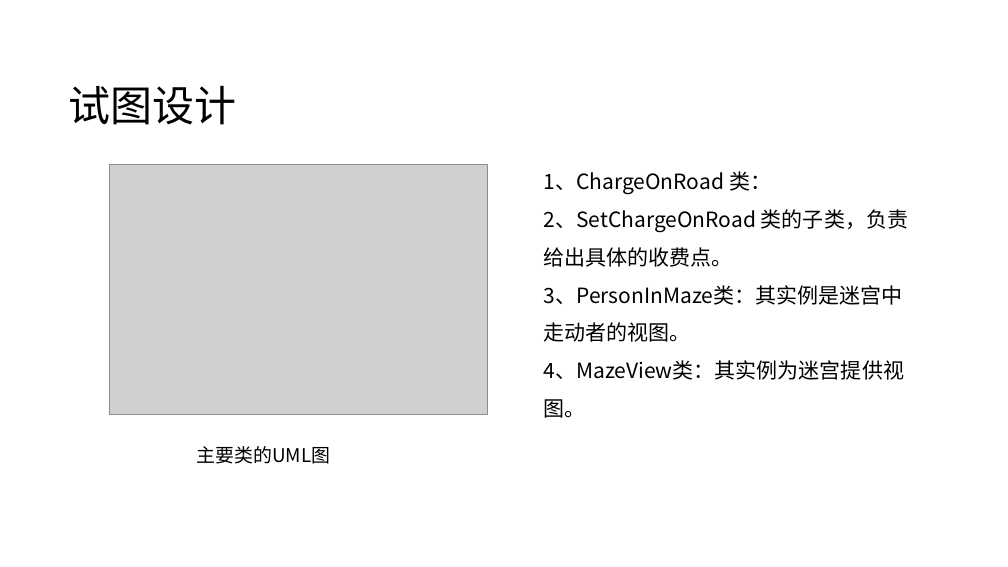
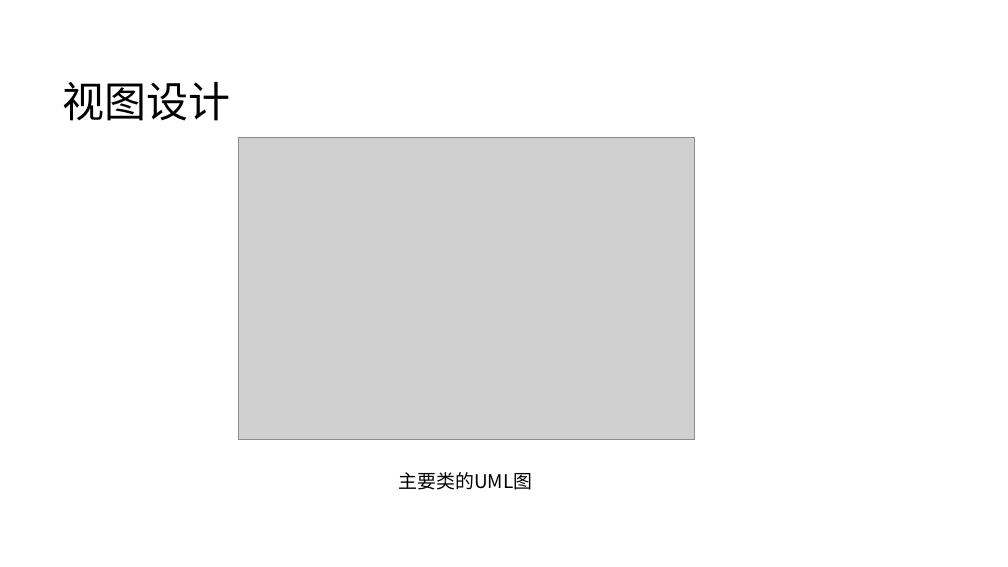
Before and after one commit to sxl888/run-a-maze, a slide deck: slide 7 of 第六组走迷宫答辩ppt.pptx (slide 6 before the commit). Drawn at 1008x567 pixels with LibreOffice and Linux fonts; fonts in the diff are those of the drawing; grey boxes stand for pictures; background and template pictures are left out. Boxes give left, top, right and bottom in pixels: in the first picture for what was removed or moved away, otherwise in the second. Text is boxed around its words. In the diff, an @@ line names an element or a change of style, - is before the commit and + after.

```diff
--- a/第六组走迷宫答辩ppt.pptx
+++ b/第六组走迷宫答辩ppt.pptx
@@ text at box(62, 82, 230, 121): text changed @@
-试图设计
+视图设计
@@ picture: place and size @@
-picture at box(110, 164, 487, 414)
+picture at box(238, 137, 694, 439)
@@ text removed at box(544, 171, 908, 418) @@
-1、ChargeOnRoad 类：
-2、SetChargeOnRoad 类的子类，负责给出具体的收费点。
-3、PersonInMaze类：其实例是迷宫中走动者的视图。
-4、MazeView类：其实例为迷宫提供视图。
@@ text "主要类的UML图": place and size @@
-text "主要类的UML图" at box(197, 446, 331, 464)
+text "主要类的UML图" at box(399, 472, 533, 490)
```
Also in this commit, not shown: 4 other slides changed, 6 slides added, 3 slides removed.
